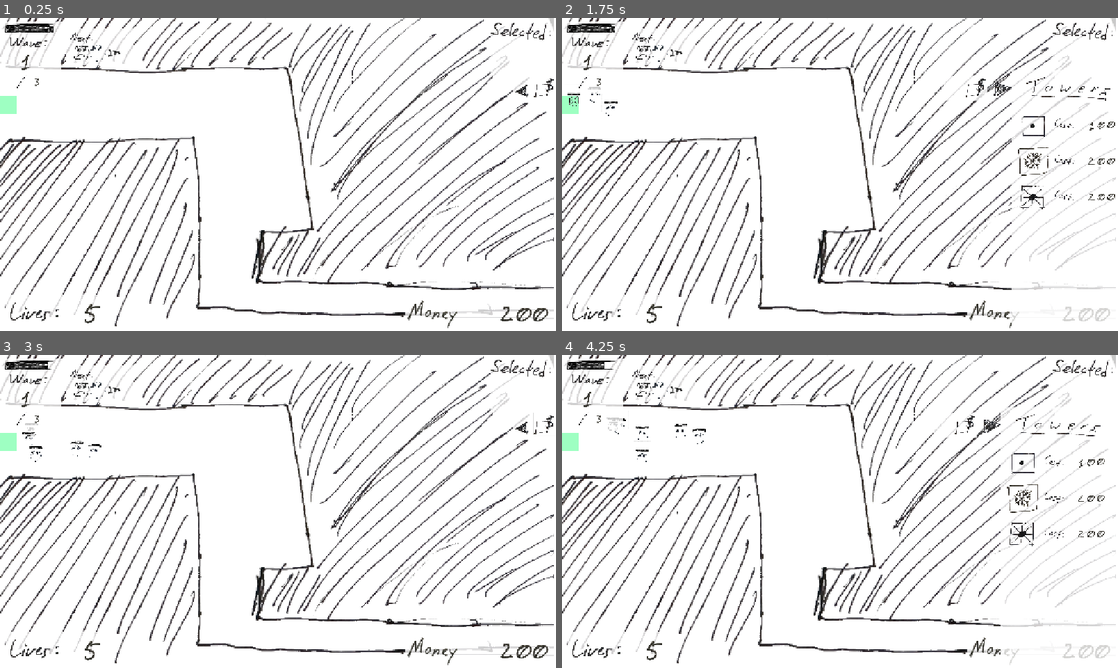
Above: before the commit, frames 1-4 (two rows, left to right).
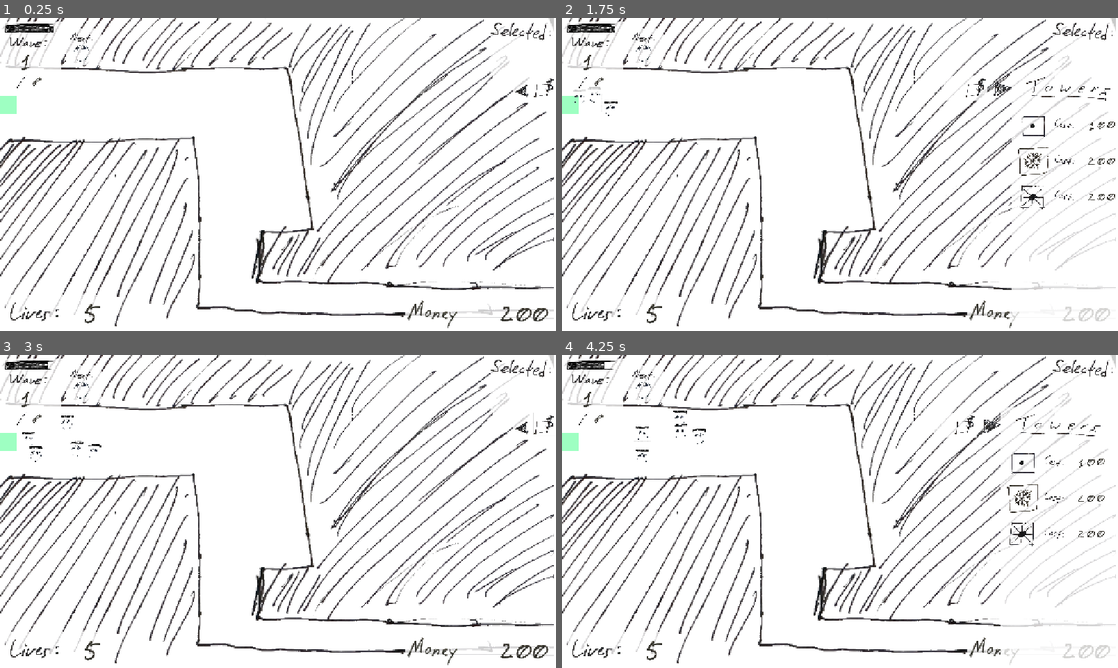
Above: after the commit, the same moments.

Repository: OzuYatamutsu/notebook-tower-defense
Game: Godot game, scene res://levels/test_level.tscn
The game is run twice, just before and just after one commit, with the same random seed, the same clock (stepped at 60 frames per second) and the same inputs. This scene is started directly instead of the project's main scene.
Inputs (mouse positions are in pixels of both pictures, inside the frame that each line leads up to):
- Up to frame 1 (0.25 s): no input
- Up to frame 2 (1.75 s): click (1106, 86) at 0.5 s; click (1084, 89) at 1.25 s
- Up to frame 3 (3 s): click (428, 426) at 2 s; click (544, 423) at 2.75 s
- Up to frame 4 (4.25 s): click (1084, 426) at 3.5 s

The runs differ from the first frame. In frame 1, 0.2% of the frame differs, in the area x 5-24%, y 3-22%; in frame 2, 0.3%; in frame 3, 0.3%; in frame 4, 0.3%, in the area x 5-24%, y 3-26%.

Commit message:
Modify TestLevel composition

Diff:
--- a/levels/test_level.gd
+++ b/levels/test_level.gd
@@ -2,9 +2,14 @@
 
 func _init() -> void:
     WAVE_CONTENTS = [
-        {"res://mobs/Basic.tscn": 5, "res://mobs/FatOne.tscn": 1},
-        {"res://mobs/Basic.tscn": 10, "res://mobs/Nyoom.tscn": 5, "res://mobs/FatOne.tscn": 5},
-        {"res://mobs/Basic.tscn": 30, "res://mobs/Nyoom.tscn": 10,"res://mobs/FatOne.tscn": 10}
+        {"res://mobs/Basic.tscn": 5},
+        {"res://mobs/Basic.tscn": 10},
+        {"res://mobs/Basic.tscn": 15},
+        {"res://mobs/FatOne.tscn": 10},
+        {"res://mobs/Basic.tscn": 15, "res://mobs/FatOne.tscn": 5},
+        {"res://mobs/Nyoom.tscn": 5},
+        {"res://mobs/Basic.tscn": 30, "res://mobs/FatOne.tscn": 10},
+        {"res://mobs/Basic.tscn": 30, "res://mobs/Nyoom.tscn": 10, "res://mobs/FatOne.tscn": 5}
     ]
 
 func _ready():
